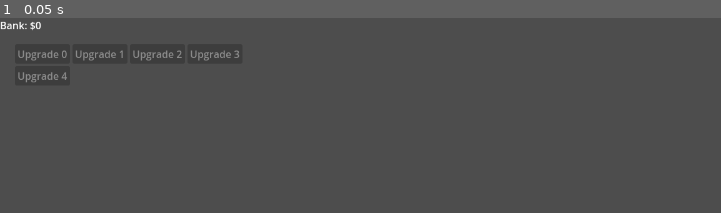
Above: before the commit, frame 1.
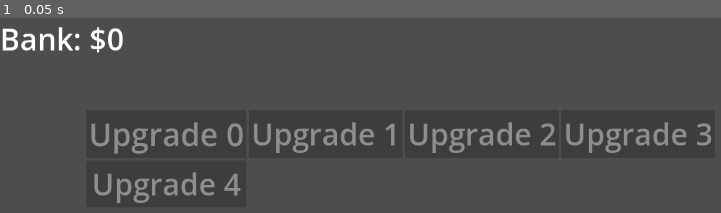
Above: after the commit, the same moment.

Repository: patriacaelum/hey-im-walkin-here
Game: Godot game, scene res://scenes/nyc.tscn
The game is run twice, just before and just after one commit, with the same random seed, the same clock (stepped at 60 frames per second) and the same inputs.
Inputs:
- Up to frame 1 (0.05 s): no input

The runs differ from the first frame. In frame 1, 5.7% of the frame differs, in the area x 0-99%, y 2-95%.

Commit message:
Add button themes and button signal processing

Diff:
--- /dev/null
+++ b/src/assets/button_theme.tres
@@ -0,0 +1,4 @@
+[gd_resource type="Theme" format=3 uid="uid://b0v2x7nt8jqnd"]
+
+[resource]
+Button/font_sizes/font_size = 48
--- a/src/scenes/ui.tscn
+++ b/src/scenes/ui.tscn
@@ -1,6 +1,7 @@
-[gd_scene load_steps=3 format=3 uid="uid://3o5lehmuqdll"]
+[gd_scene load_steps=4 format=3 uid="uid://3o5lehmuqdll"]
 
 [ext_resource type="Script" path="res://scripts/ui.gd" id="1_004rj"]
+[ext_resource type="Theme" uid="uid://b0v2x7nt8jqnd" path="res://assets/button_theme.tres" id="2_y5qmy"]
 [ext_resource type="Script" path="res://scripts/upgrade_button.gd" id="2_ybdpb"]
 
 [node name="UI" type="CanvasLayer"]
@@ -9,36 +10,43 @@
 [node name="Currency" type="Label" parent="."]
 offset_right = 40.0
 offset_bottom = 23.0
+theme_override_font_sizes/font_size = 48
 text = "Bank: $0"
 
 [node name="GridContainer" type="GridContainer" parent="."]
-offset_left = 24.0
-offset_top = 42.0
-offset_right = 388.0
-offset_bottom = 108.0
+offset_left = 138.0
+offset_top = 147.0
+offset_right = 1148.0
+offset_bottom = 303.0
 columns = 4
 
 [node name="Upgrade0" type="Button" parent="GridContainer"]
 layout_mode = 2
+theme = ExtResource("2_y5qmy")
+theme_override_font_sizes/font_size = 50
 text = "Upgrade 0"
 script = ExtResource("2_ybdpb")
 
 [node name="Upgrade1" type="Button" parent="GridContainer"]
 layout_mode = 2
+theme = ExtResource("2_y5qmy")
 text = "Upgrade 1"
 script = ExtResource("2_ybdpb")
 
 [node name="Upgrade2" type="Button" parent="GridContainer"]
 layout_mode = 2
+theme = ExtResource("2_y5qmy")
 text = "Upgrade 2"
 script = ExtResource("2_ybdpb")
 
 [node name="Upgrade3" type="Button" parent="GridContainer"]
 layout_mode = 2
+theme = ExtResource("2_y5qmy")
 text = "Upgrade 3"
 script = ExtResource("2_ybdpb")
 
 [node name="Upgrade4" type="Button" parent="GridContainer"]
 layout_mode = 2
+theme = ExtResource("2_y5qmy")
 text = "Upgrade 4"
 script = ExtResource("2_ybdpb")
--- a/src/scripts/ui.gd
+++ b/src/scripts/ui.gd
@@ -1,17 +1,21 @@
 extends CanvasLayer
 
 
-var currency: int = 0
+signal upgrade_purchased(upgrade)
+
+@export var currency: int = 0
 
 const CURRENCY_LABEL_PREFIX = "Bank: $"
 
 
 func _ready() -> void:
+	$Currency.text = self.CURRENCY_LABEL_PREFIX + String.num_int64(self.currency)
+
 	for upgrade: Node in $GridContainer.get_children():
-		if upgrade is Button:
-			upgrade.pressed.connect(self._on_pressed_upgrade)
-			upgrade.disabled = true
+		if upgrade is UpgradeButton:
+			upgrade.purchased.connect(self._on_purchased_upgrade_button)
 
+	self.update_upgrade_buttons()
 
 func add_currency(amount: int) -> void:
 	self.currency += amount
@@ -23,12 +27,16 @@
 	$Currency.text = self.CURRENCY_LABEL_PREFIX + String.num_int64(self.currency)
 
 
-func update_upgrade_states() -> void:
+func update_upgrade_buttons() -> void:
 	for upgrade: Node in $GridContainer.get_children():
-		if upgrade is Button:
+		if upgrade is UpgradeButton:
 			if upgrade.price <= self.currency:
 				upgrade.disabled = false
+			else:
+				upgrade.disabled = true
 
 
-func _on_pressed_upgrade() -> void:
-	pass
+func _on_purchased_upgrade_button(price: int) -> void:
+	self.spend_currency(price)
+	self.update_upgrade_buttons()
+	self.upgrade_purchased.emit()
--- a/src/scripts/upgrade_button.gd
+++ b/src/scripts/upgrade_button.gd
@@ -2,4 +2,14 @@
 extends Button
 
 
-var price: int = 1
+signal purchased(price: int)
+
+@export var price: int = 1
+
+
+func _init() -> void:
+    self.pressed.connect(self._on_pressed_upgrade_button)
+
+
+func _on_pressed_upgrade_button() -> void:
+    self.purchased.emit(self.price)
